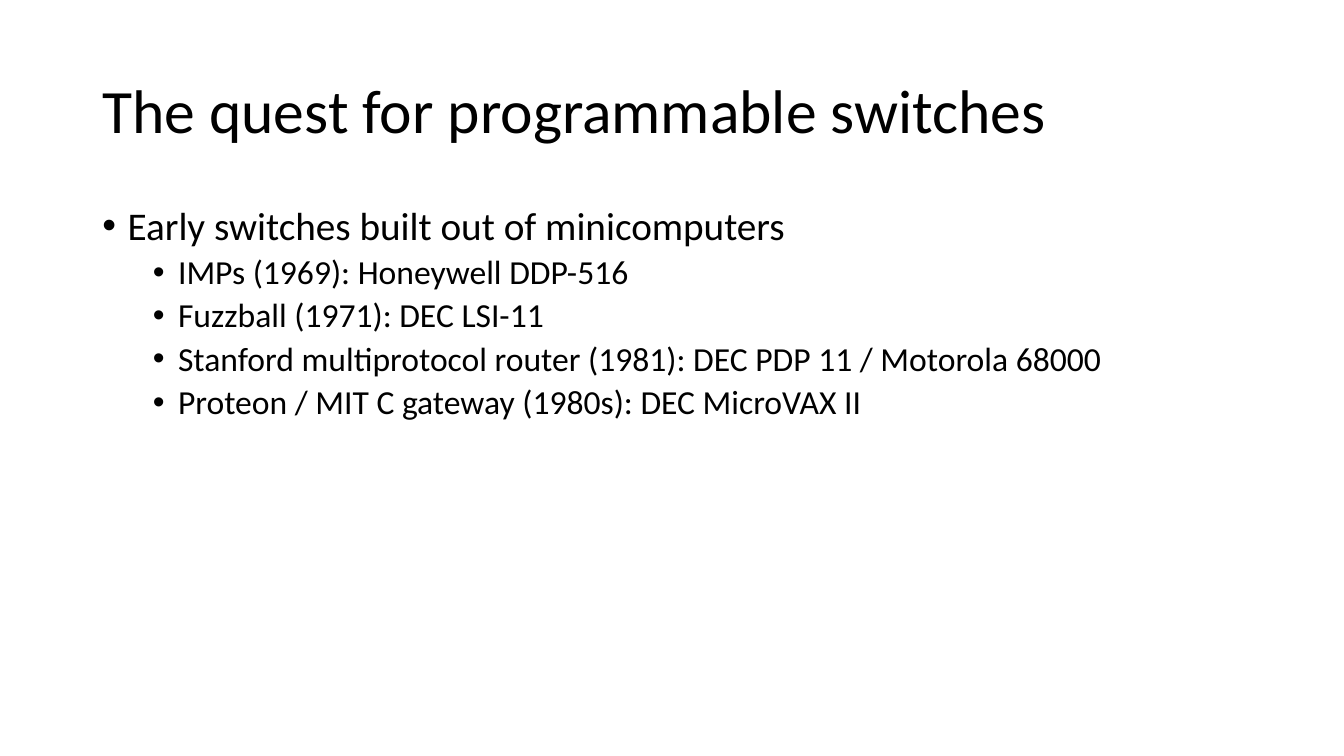
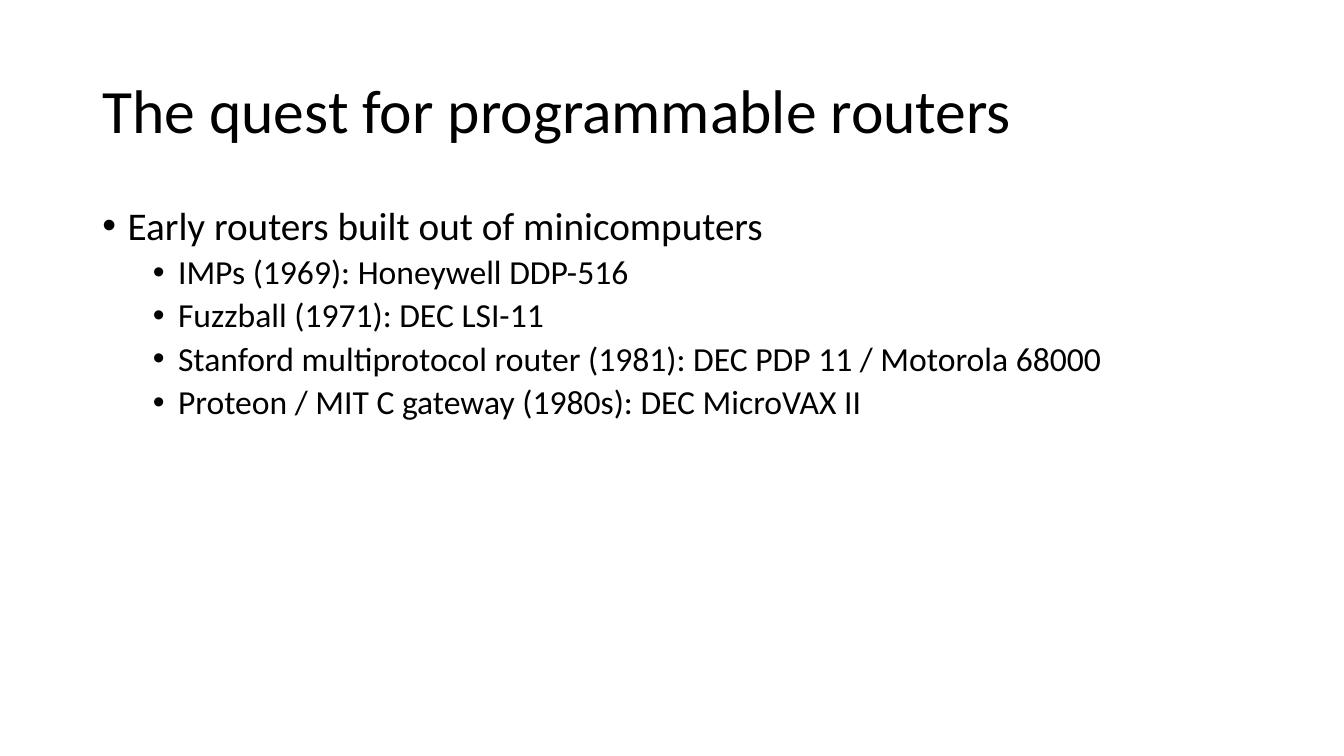
Before and after one commit to anirudhSK/pifo-domino-marple-ppts, a slide deck: slide 5 of combined_domino_pifo.pptx. Drawn at 1344x756 pixels with LibreOffice and Linux fonts; fonts in the diff are those of the drawing. Boxes give left, top, right and bottom in pixels: in the first picture for what was removed or moved away, otherwise in the second. Text is boxed around its words. In the diff, an @@ line names an element or a change of style, - is before the commit and + after.

```diff
--- a/combined_domino_pifo.pptx
+++ b/combined_domino_pifo.pptx
@@ title at (102,90,1011,144): text changed @@
-The quest for programmable switches
+The quest for programmable routers
@@ text at (128,212,763,247): text changed @@
-• Early switches built out of minicomputers
+• Early routers built out of minicomputers
```
Also in this commit, not shown: 5 other slides changed.
